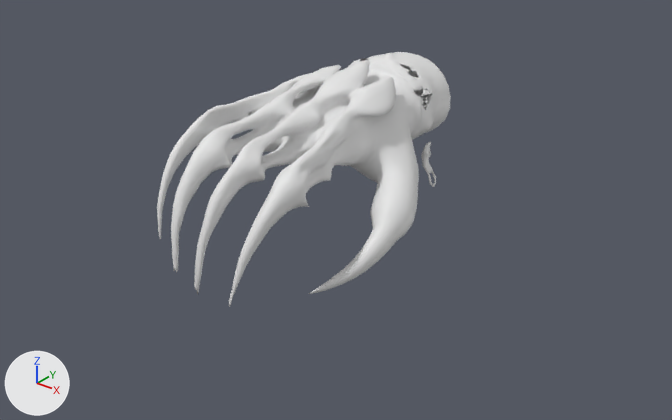
A saved change to the FBX model HDB/Content/Asset/Weapon/Claw/WeaponClaw.fbx.
Before and after are seen from a 50 mm camera at (0.272, -0.324, 0.183) aimed at (0.014, -0.001, -0.017). Every picture has the same lights, and +X, +Y and +Z are marked at lower left. The older version comes first.
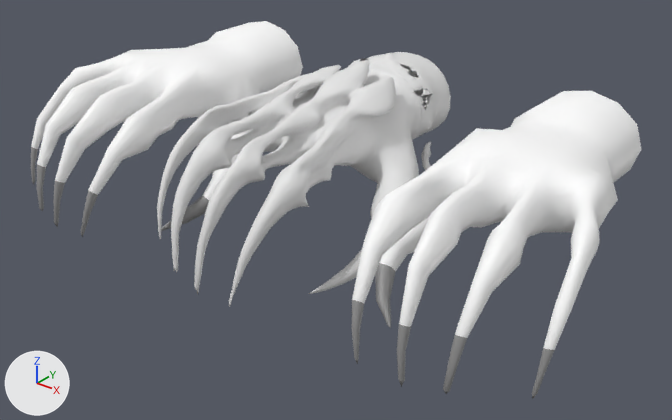
Commit message: 늑대폼 무기 제작

What differs and where, as boxes [x1, y1, x2, y2] in the pictures (672 x 420 px):
'Plane', added
    after: [31, 21, 641, 399]
    faces in mat_hand (white #ffffff): [31, 21, 641, 350]
    faces in mat_nail (grey #919191): [31, 147, 554, 399]

What changed in the scene script:
```text
Add mat_hand:
    mat_hand = principled_material('Hand')
    mat_hand.base_color = (1.0, 1.0, 1.0)  # white #ffffff
Add mat_nail:
    mat_nail = principled_material('Nail')
    mat_nail.base_color = (0.285, 0.285, 0.285)  # grey #919191
Add me_plane_001:
    me_plane_001.from_pydata(...)  # 1114 vertices, 2200 faces; spans x -0.159..0.159, y -0.08..0.08, z -0.041..0.042
    # faces by material slot: [540, 1660]
    me_plane_001.materials.append(mat_nail)  # grey #919191
    me_plane_001.materials.append(mat_hand)  # white #ffffff
Add ob_plane:
    ob_plane = bpy.data.objects.new('Plane', me_plane_001)
    ob_plane.location = (0.0, 0.0, 0.0)
```
